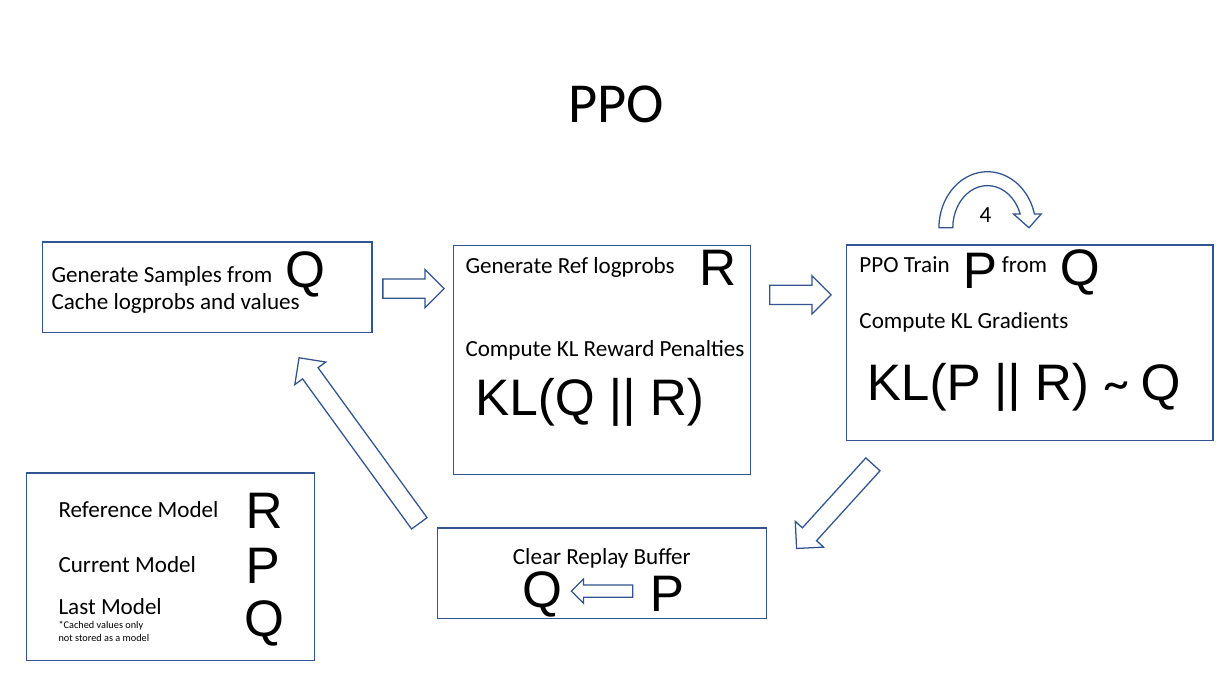
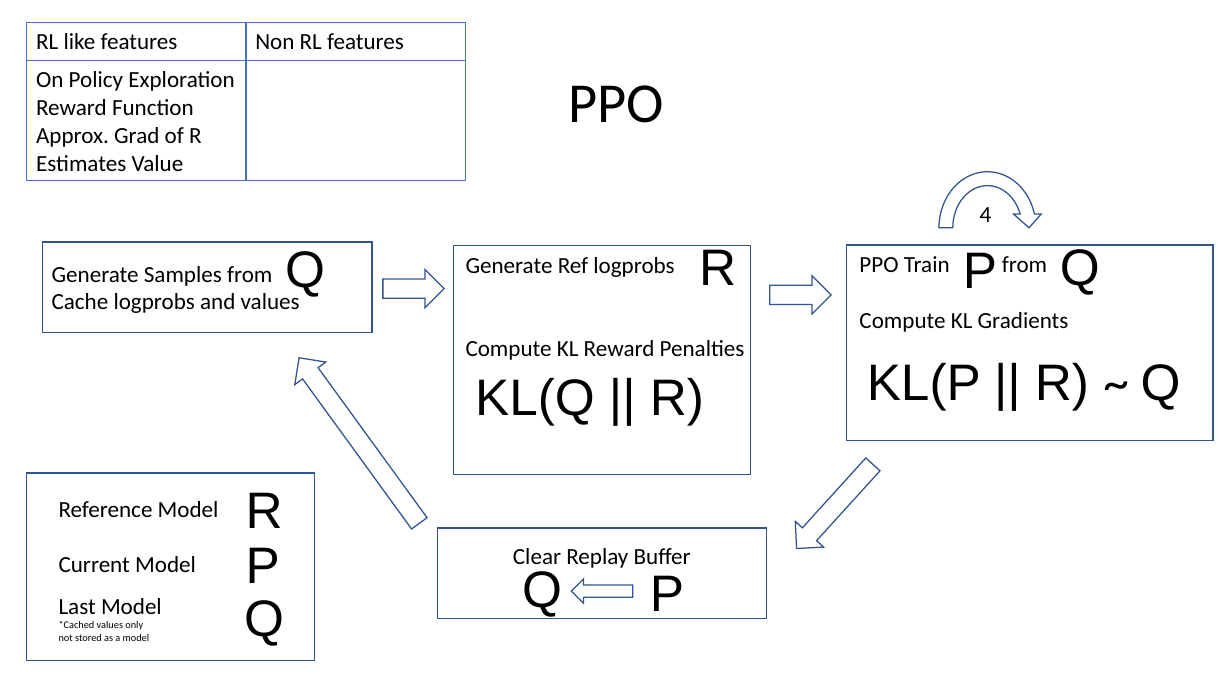
Before and after one commit to MichaelEinhorn/trl-textworld, a slide deck: slide 2 of Language Model PPO Diagram.pptx. Drawn at 1232x693 pixels with LibreOffice and Linux fonts; fonts in the diff are those of the drawing. Boxes give left, top, right and bottom in pixels: in the first picture for what was removed or moved away, otherwise in the second. Text is boxed around its words. In the diff, an @@ line names an element or a change of style, - is before the commit and + after.

```diff
--- a/Language Model PPO Diagram.pptx
+++ b/Language Model PPO Diagram.pptx
@@ table added at (x1=27, y1=23, x2=465, y2=181), 2 rows, 2 columns @@
+RL like features | Non RL features
+On Policy Exploration / Reward Function / Approx. Grad of R / Estimates Value | 
```
Also in this commit, not shown: 1 other slide changed, 2 slides added.
